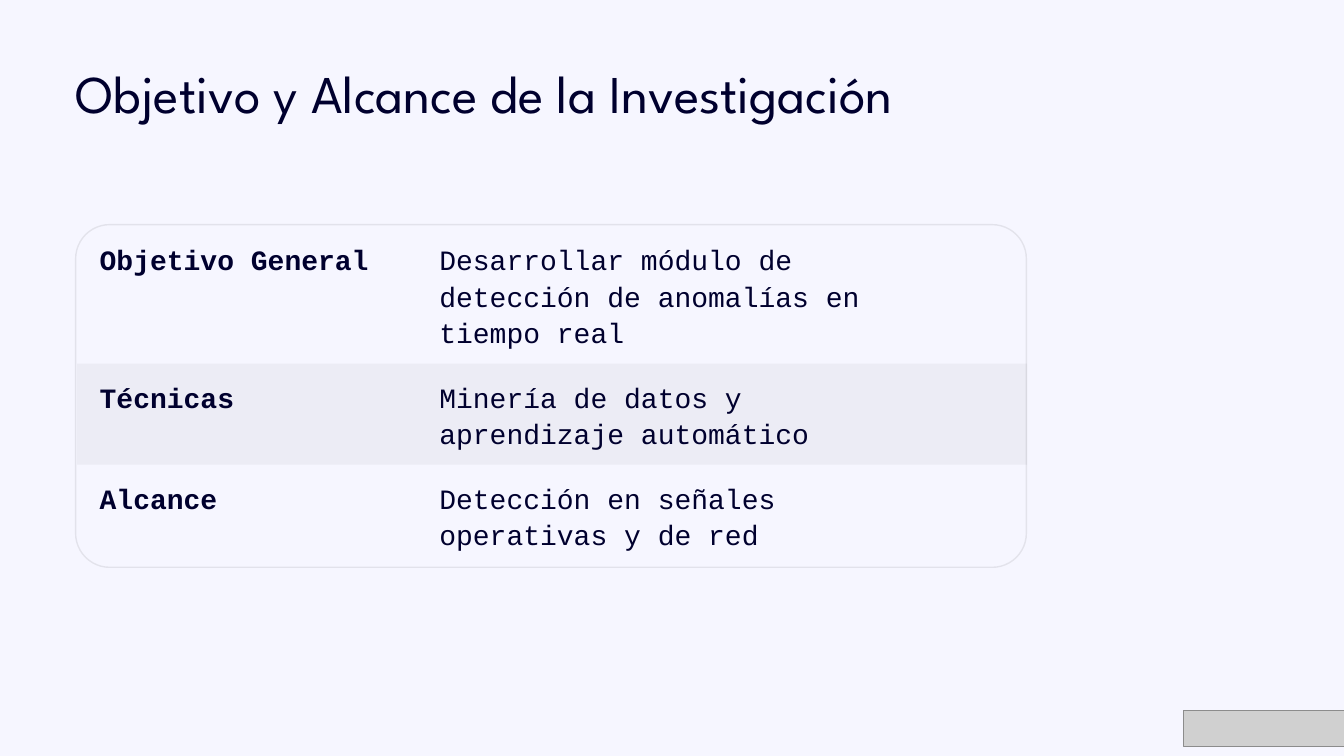
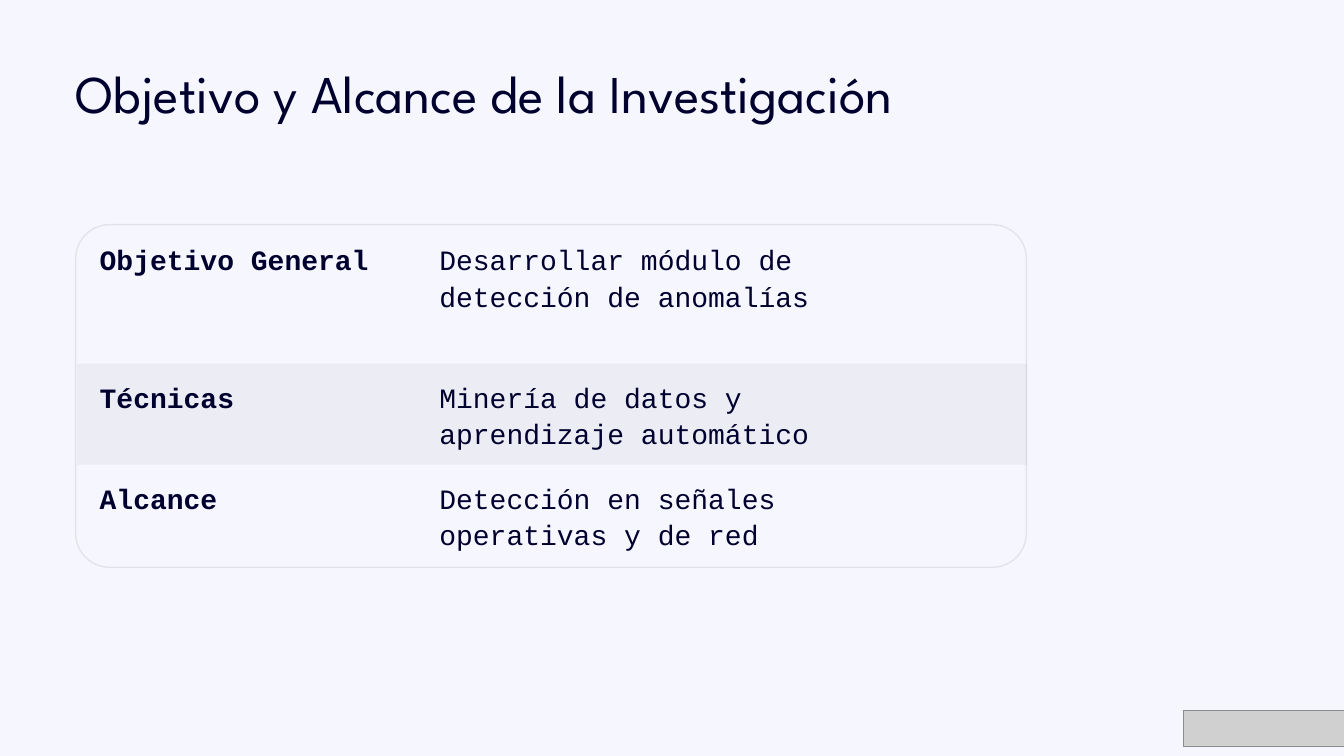
Before and after one commit to NeoUroboros/AnomalyDetection, a slide deck: slide 13 of Deteccion-de-Anomalias-en-Sistemas-IndustrialesTESIS.pptx (slide 8 before the commit). Drawn at 1344x756 pixels with LibreOffice and Linux fonts; fonts in the diff are those of the drawing; grey boxes stand for pictures; background and template pictures are left out. Boxes give left, top, right and bottom in pixels: in the first picture for what was removed or moved away, otherwise in the second. Text is boxed around its words. In the diff, an @@ line names an element or a change of style, - is before the commit and + after.

```diff
--- a/Deteccion-de-Anomalias-en-Sistemas-IndustrialesTESIS.pptx
+++ b/Deteccion-de-Anomalias-en-Sistemas-IndustrialesTESIS.pptx
@@ text at (439, 251, 809, 308): text changed @@
-Desarrollar módulo de detección de anomalías en tiempo real
+Desarrollar módulo de detección de anomalías
```
Also in this commit, not shown: 2 other slides changed, 5 slides added, 1 slide removed, 20 other files.
